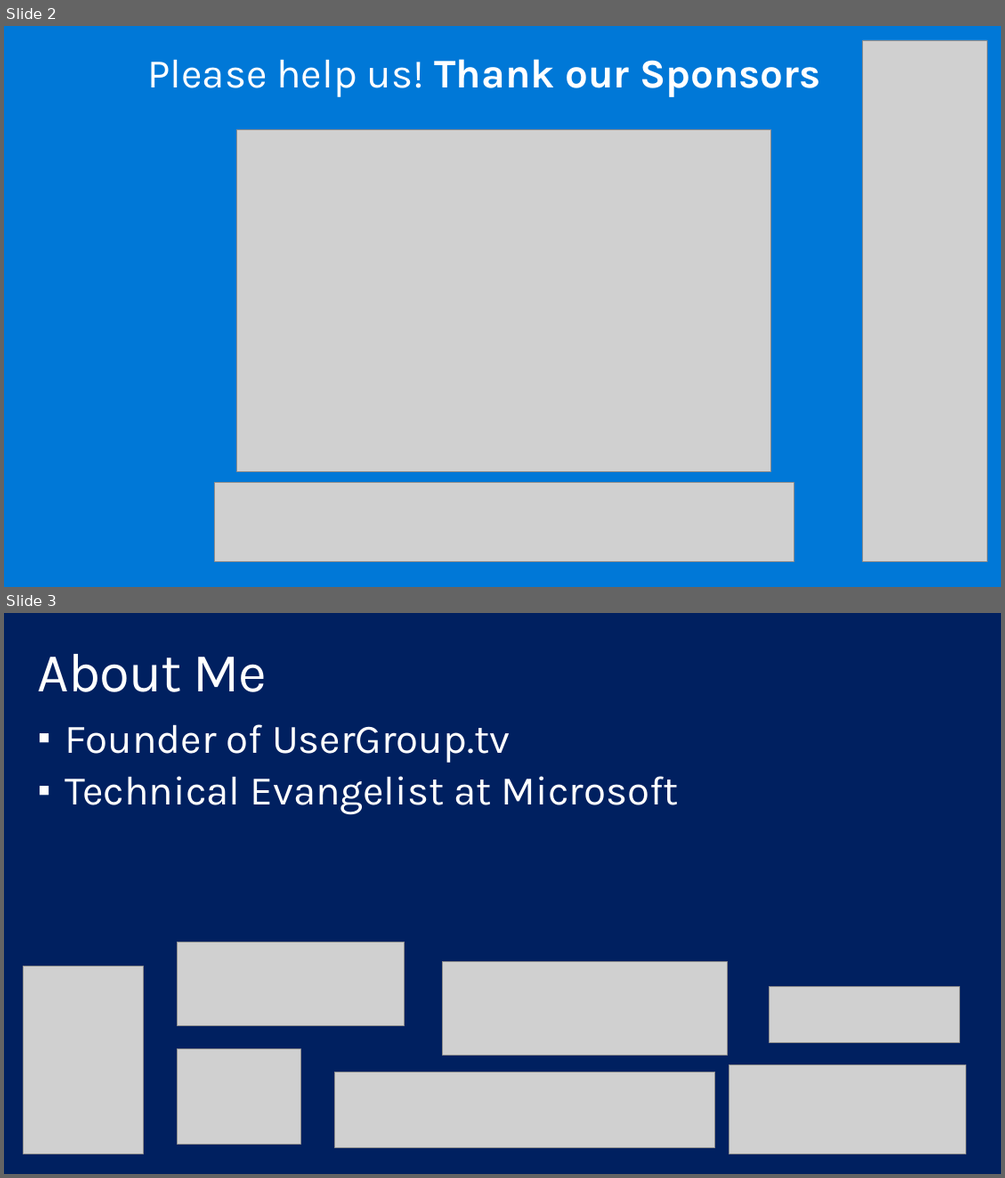
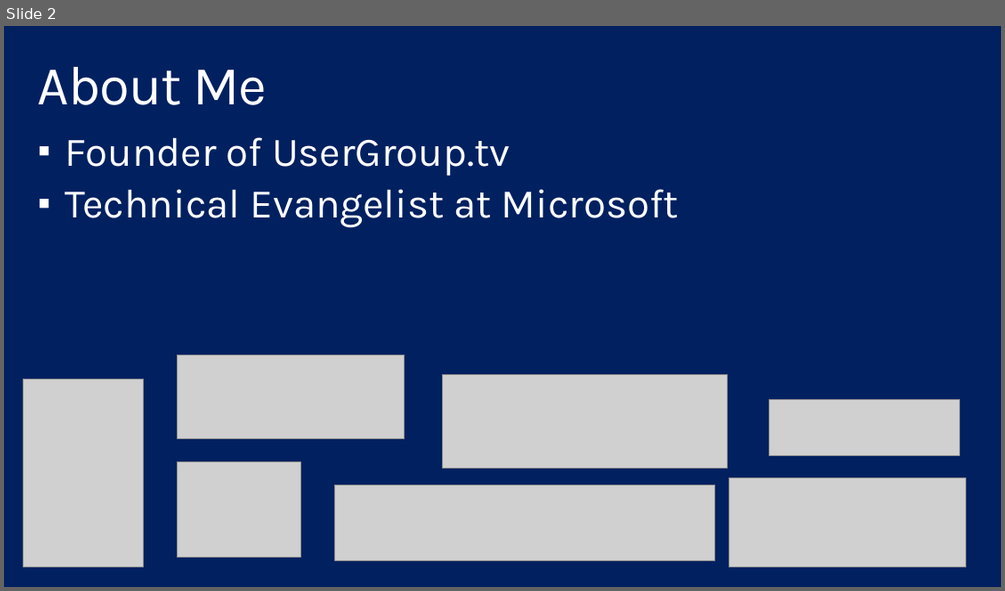
Before and after one commit to shawnweisfeld/20160924_AzureFunctions, a slide deck: AzureFunctions.pptx. Shown one above the other, each under a label of ours: slides 2 and 3 before the commit, slide 2 after it. The pictures are 1005x1178 and 1005x591 pixels, drawn with LibreOffice and Linux fonts; fonts in the diff are those of the drawing; grey boxes stand for pictures; background and template pictures are left out. Boxes give left, top, right and bottom in pixels: in the first picture for what was removed or moved away, otherwise in the second. Text is boxed around its words. In the diff, an @@ line names an element or a change of style, - is before the commit and + after.

```diff
--- a/AzureFunctions.pptx
+++ b/AzureFunctions.pptx
@@ slide 2 removed at (4, 26, 1001, 587), background #0078D7 @@
@@ picture removed at (863, 40, 987, 560) @@
@@ text removed at (147, 59, 820, 97) @@
-Please help us! Thank our Sponsors
@@ picture removed at (236, 129, 770, 472) @@
@@ picture removed at (214, 483, 793, 562) @@
@@ what was slide 3 is now slide 2 @@
```
Also in this commit, not shown: 3 slides changed, 1 slide added, 1 other slide removed.
